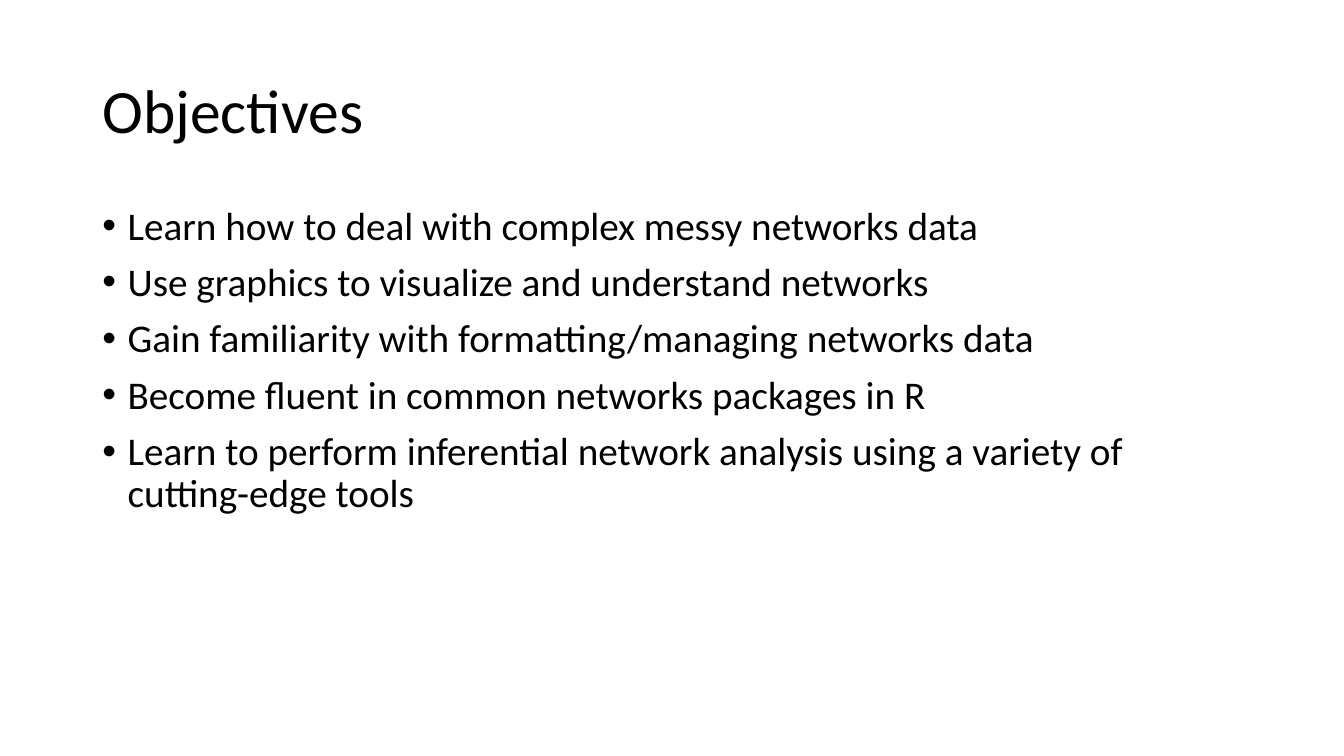
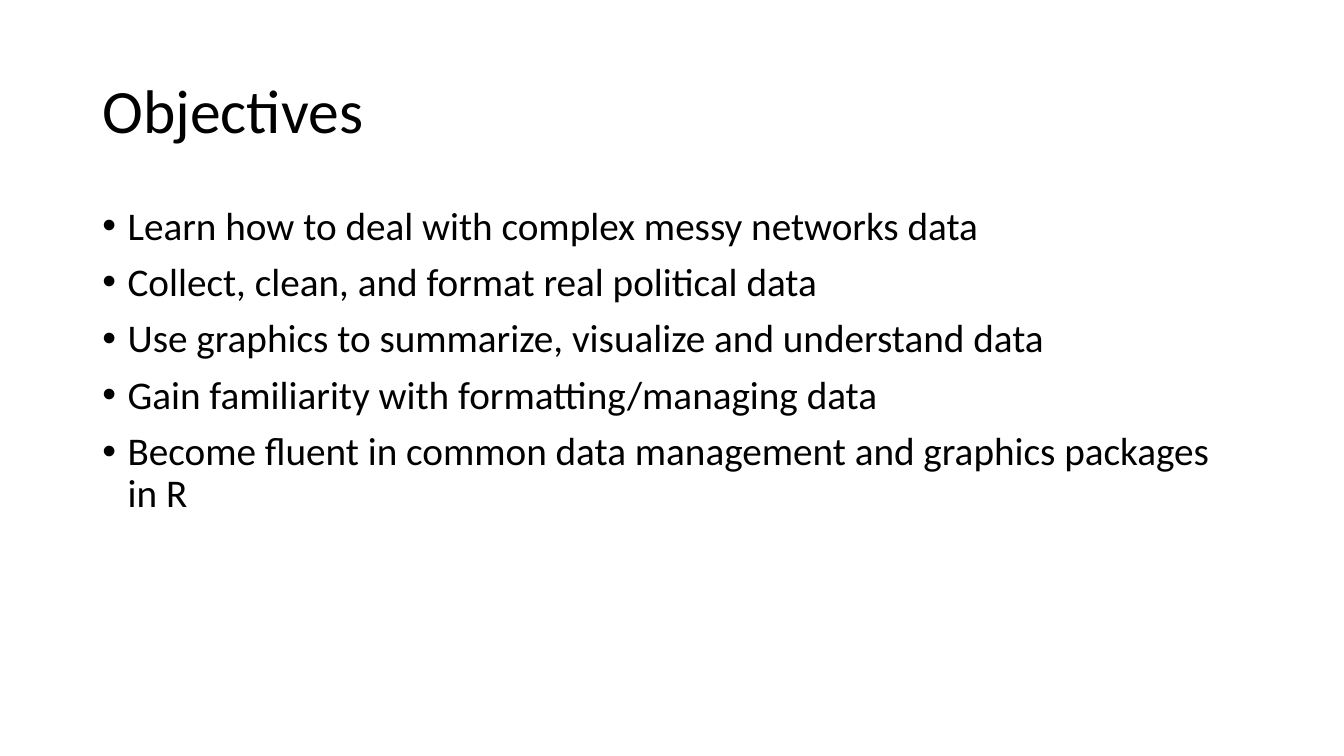
Before and after one commit to ochyzh/POL478, a slide deck: slide 6 of materials/01_Introduction.pptx. Drawn at 1344x756 pixels with LibreOffice and Linux fonts; fonts in the diff are those of the drawing. Boxes give left, top, right and bottom in pixels: in the first picture for what was removed or moved away, otherwise in the second. Text is boxed around its words. In the diff, an @@ line names an element or a change of style, - is before the commit and + after.

```diff
--- a/materials/01_Introduction.pptx
+++ b/materials/01_Introduction.pptx
@@ text at (128, 268, 1209, 507): text changed @@
-• Use graphics to visualize and understand networks
-• Gain familiarity with formatting/managing networks data
-• Become fluent in common networks packages in R
-• Learn to perform inferential network analysis using a variety of cutting-edge tools
+• Collect, clean, and format real political data
+• Use graphics to summarize, visualize and understand data
+• Gain familiarity with formatting/managing data
+• Become fluent in common data management and graphics packages in R
```
Also in this commit, not shown: 9 other slides changed, 3 other files.
